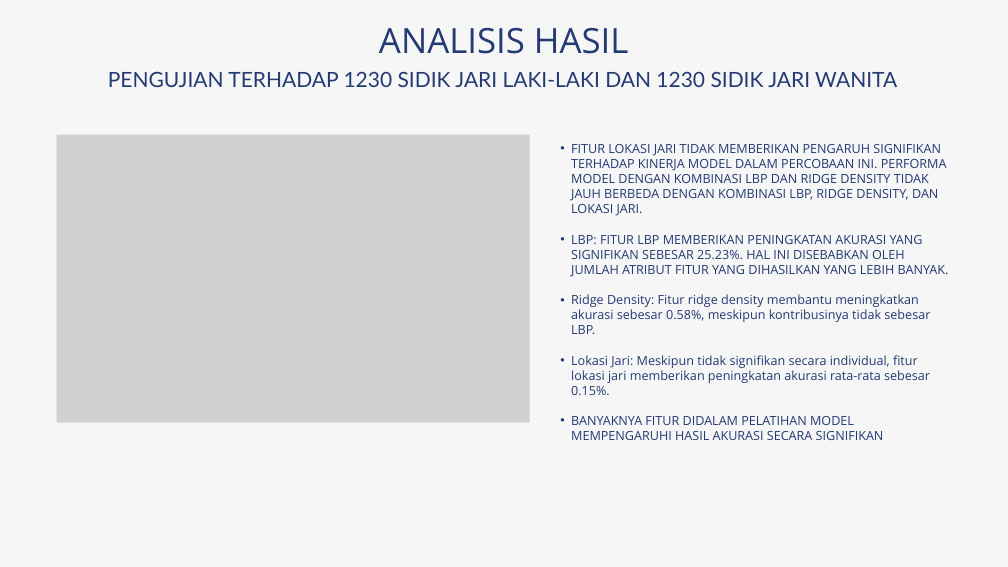
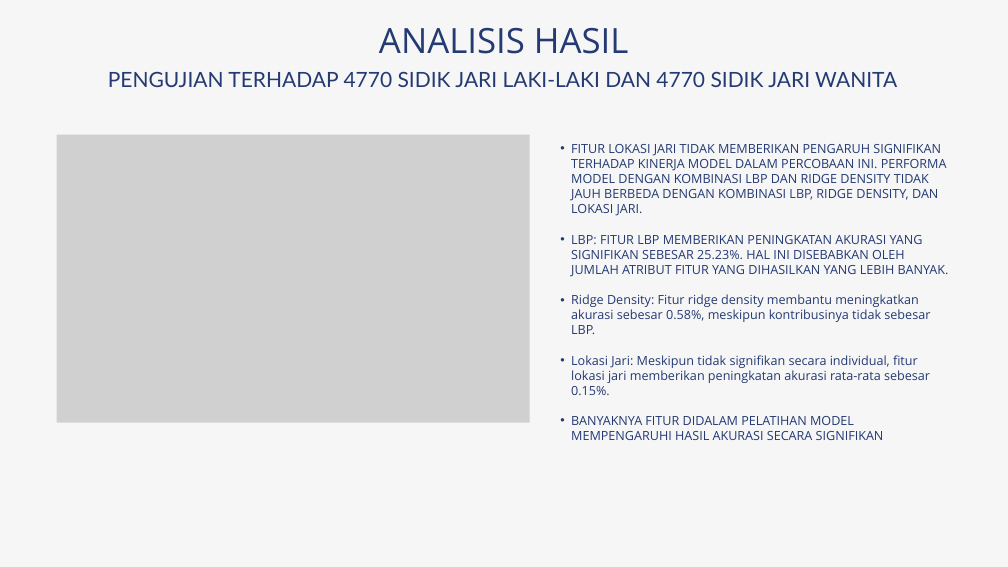
Before and after one commit to foxerinc/fingerprint-gender-classification, a slide deck: slide 27 of report/PRESENTASI SKRIPSI.pptx. Drawn at 1008x567 pixels with LibreOffice and Linux fonts; fonts in the diff are those of the drawing; grey boxes stand for pictures. Boxes give left, top, right and bottom in pixels: in the first picture for what was removed or moved away, otherwise in the second. Text is boxed around its words. In the diff, an @@ line names an element or a change of style, - is before the commit and + after.

```diff
--- a/report/PRESENTASI SKRIPSI.pptx
+++ b/report/PRESENTASI SKRIPSI.pptx
@@ text at [108, 71, 897, 87]: text changed @@
-PENGUJIAN TERHADAP 1230 SIDIK JARI LAKI-LAKI DAN 1230 SIDIK JARI WANITA
+PENGUJIAN TERHADAP 4770 SIDIK JARI LAKI-LAKI DAN 4770 SIDIK JARI WANITA
```
